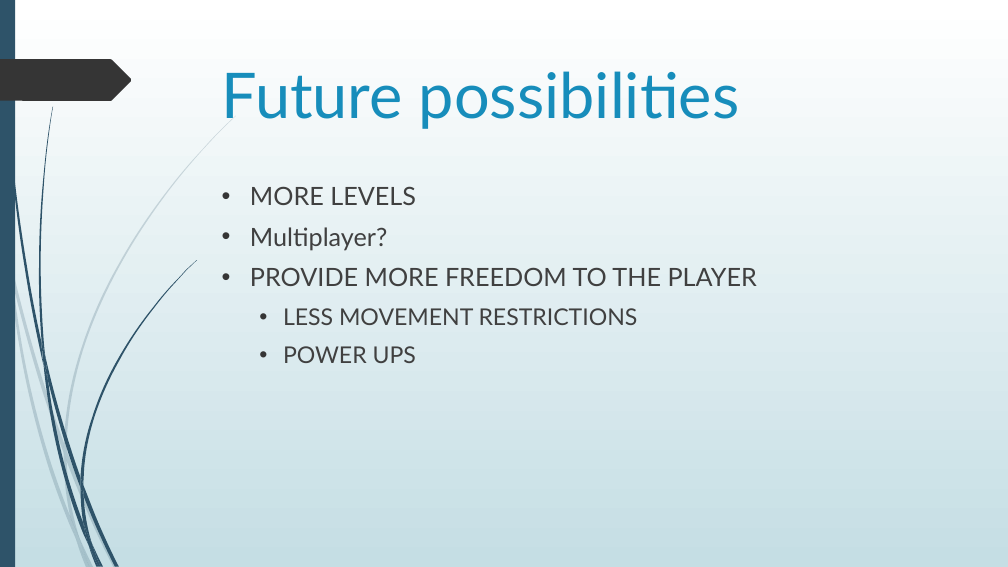
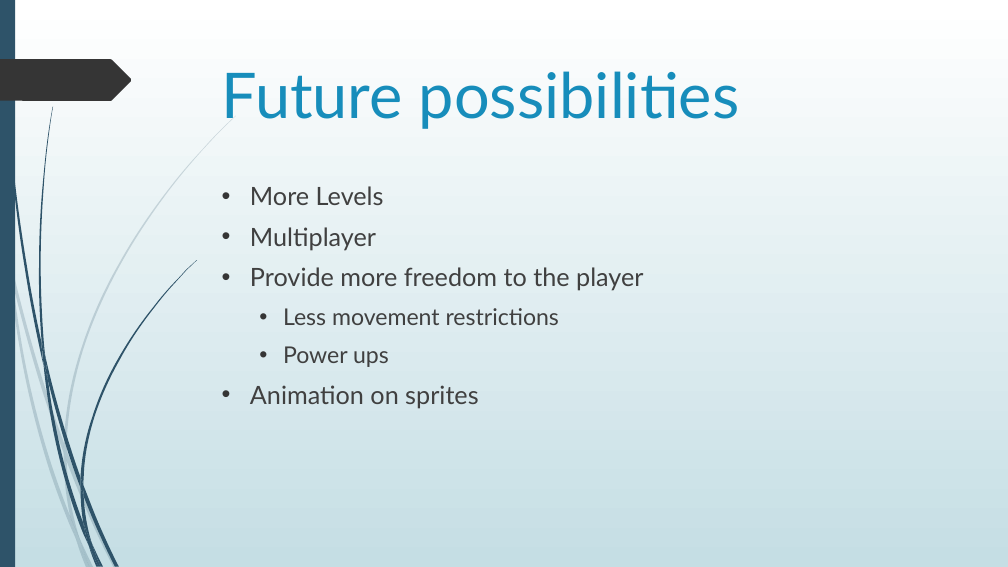
Before and after one commit to DKrein/COMP397-FinalProject, a slide deck: slide 12 of Doc/Presentation.pptx. Drawn at 1008x567 pixels with LibreOffice and Linux fonts; fonts in the diff are those of the drawing. Boxes give left, top, right and bottom in pixels: in the first picture for what was removed or moved away, otherwise in the second. Text is boxed around its words. In the diff, an @@ line names an element or a change of style, - is before the commit and + after.

Commit message:
Changed presentation

```diff
--- a/Doc/Presentation.pptx
+++ b/Doc/Presentation.pptx
@@ text at [250, 186, 643, 408]: text changed @@
-• MORE LEVELS
-• Multiplayer?
-• PROVIDE MORE FREEDOM TO THE PLAYER
-  • LESS MOVEMENT RESTRICTIONS
-  • POWER UPS
+• More Levels
+• Multiplayer
+• Provide more freedom to the player
+  • Less movement restrictions
+  • Power ups
+• Animation on sprites
```
Also in this commit, not shown: 3 other slides changed, 2 slides added.
